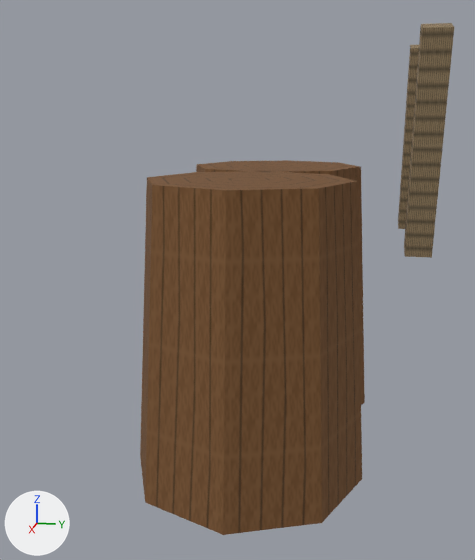
What one commit did to the glTF model app/src/main/assets/3d/field/military-FLAME_SEED-1-lod1.glb.
The view is the same before and after, from a 50 mm camera at (0.39, 0.071, 0.225) aimed at (-0.023, -0.011, 0.122). The axes (+X, +Y, +Z) are drawn at lower left. The lights are the same throughout. The older version comes first. Vertices at exactly the same position are counted once.
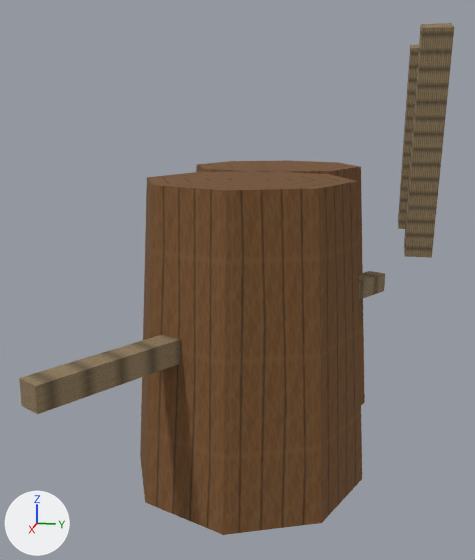
Location of each change, [x1, y1, x2, y2] in pixels of the pictures (475 x 560 px):
'Mesh_0', reshaped (38% wider)
    before: [140, 23, 454, 535]
    after: [19, 23, 454, 535]
part 1 of me_mesh_0, added
    after: [19, 271, 385, 414]

The change, as a diff of the scene's bpy script:
```diff
--- a/app/src/main/assets/3d/field/military-FLAME_SEED-1-lod1.glb.py
+++ b/app/src/main/assets/3d/field/military-FLAME_SEED-1-lod1.glb.py
@@ me_mesh_0 @@
 # used by ob_mesh_0; location = (0.0, 0.0, 0.0)
-me_mesh_0.from_pydata(...)  # 54 vertices, 68 faces; spans x -0.195..0.075, y -0.075..0.108, z 0.0..0.272
+me_mesh_0.from_pydata(...)  # 62 vertices, 78 faces; spans x -0.195..0.134, y -0.086..0.108, z 0.0..0.272
+# me_mesh_0 part 1
+# 8 vertices are added at x -0.134..0.134, y -0.086..0.086, z 0.093..0.107
+# 10 new faces join them
 me_mesh_0.materials.append(mat_material_0)
```
